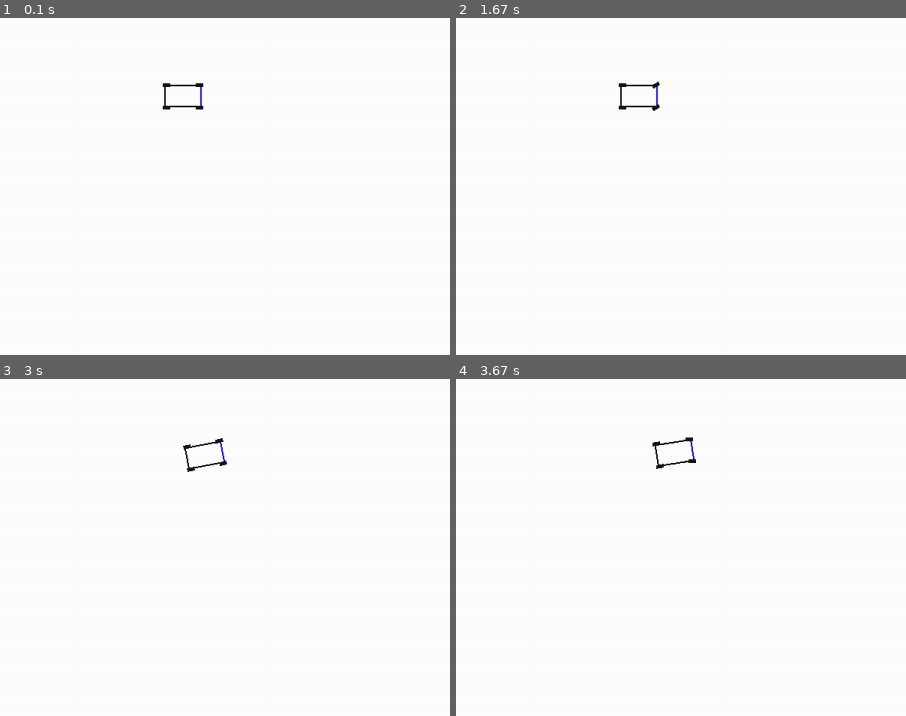
Above: before the commit, frames 1-4 (two rows, left to right).
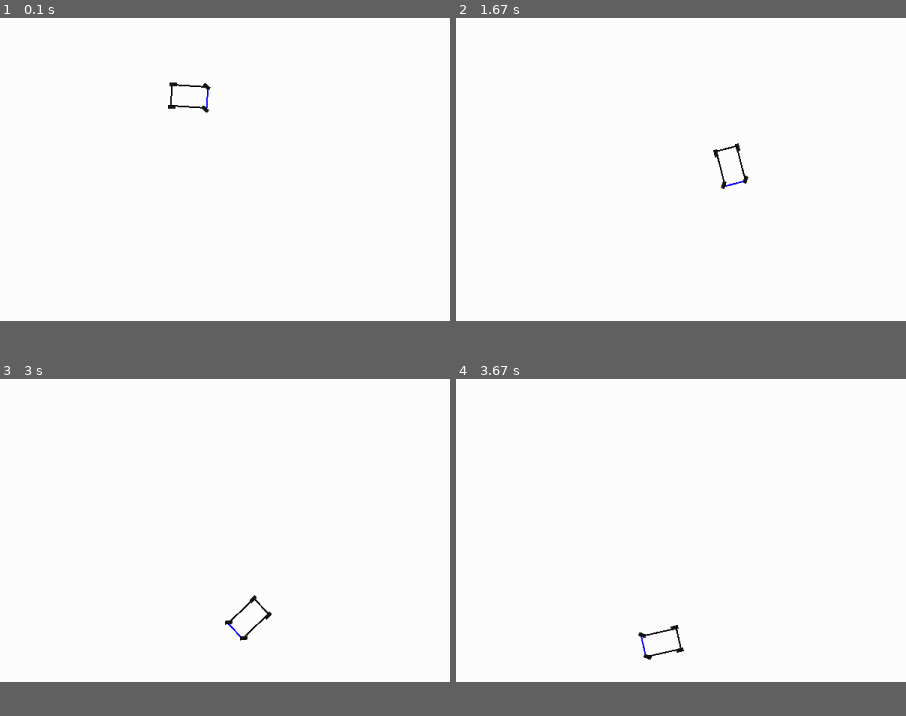
Above: after the commit, the same moments.

Repository: Mateo755/MPPI_Motion_Controller
Game: pygame game, started from main.py
Same seed, same stepped clock (60 frames per second), same inputs: the game is played once before the commit and once after it.
Inputs:
- Up to frame 1 (0.1 s): no input
- Up to frame 2 (1.67 s): hold Space 0.33-0.8 s; hold D 0.33-0.8 s; hold R 0.83-1.3 s; hold D 0.83-1.3 s; hold D from 1.33 s (still down)
- Up to frame 3 (3 s): release D at 1.8 s; hold W 1.83-2.13 s; hold D 2.17-2.63 s; hold A from 2.67 s (still down)
- Up to frame 4 (3.67 s): release A at 3.2 s; hold S 3.23-3.53 s; tap Space at 3.57 s
The pictures show only the part of the screen within x 13-63%, y 22-72%; the shares and areas given below are measured in that part.
In our replay, the window is 900x675 before the commit and 600x450 after it. These sizes can differ from the game's own. Grey fills any space a smaller window leaves; there, only what the larger window draws over its background counts as a difference.

The runs differ from the first frame. In frame 1, 0.3% of the frame differs, in the area x 36-47%, y 18-29%; in frame 2, 0.5%, in the area x 36-66%, y 18-51%; in frame 3, 0.5%; in frame 4, 0.5%.

Commit message:
Revert "Keyboard control commit to apply autonomous control"
This reverts commit 27b3d1b07fdfa3d10d99de497b927d675dc29973.

Diff:
--- a/main.py
+++ b/main.py
@@ -1,49 +1,38 @@
 import pygame
-import sys
+
+from vehicle_model import VehicleModelKinematic
 from vehicle_sprite import VehicleSprite
-from vehicle_model import VehicleModelKinematic  # <- Twój model dynamiki pojazdu
+
 
 # --- MAIN ---
 def main():
     pygame.init()
-    screen = pygame.display.set_mode((1200, 900))
-    pygame.display.set_caption("Symulacja - WASD")
+    screen = pygame.display.set_mode((800, 600))
     clock = pygame.time.Clock()
 
-    # Model i sprite pojazdu
     model = VehicleModelKinematic()
     car = VehicleSprite(model, start_pos=(400, 300))
 
     running = True
     while running:
-        dt = clock.tick(60) / 1000.0  # dt w sekundach
+        dt = clock.tick(60) / 1000.0  # w sekundach
 
         for event in pygame.event.get():
             if event.type == pygame.QUIT:
                 running = False
 
         keys = pygame.key.get_pressed()
-        throttle_input = 0.0
-        steering_input = 0.0
+        throttle = 0
+        steering = 0
 
-        if keys[pygame.K_w]: throttle_input = 1.0
-        if keys[pygame.K_s]: throttle_input = -1.0
-        if keys[pygame.K_a]: steering_input = 1.0
-        if keys[pygame.K_d]: steering_input = -1.0
-        if keys[pygame.K_SPACE]: car.stop()  # Zatrzymuje wszystko
-        if keys[pygame.K_r]: car.respawn() # Respawn na środku
-
-
-        car.apply_control_input(throttle_input, steering_input, dt)
+        #car.set_control(throttle, steering)
         car.update(dt)
 
-        # Rysowanie
         screen.fill((255, 255, 255))
         car.draw(screen)
         pygame.display.flip()
 
     pygame.quit()
-    sys.exit()
 
 
 if __name__ == "__main__":
--- a/vehicle_model.py
+++ b/vehicle_model.py
@@ -77,36 +77,18 @@
         u = [delta_dot, T_dot] (tu ignorowane)
         """
         s, n, mu, vx, vy, r, delta, T = x
-        delta_dot, T_dot = u
         L = self.lF + self.lR
 
-        # Parametry ograniczeń
-        max_delta = np.radians(35)      # maks. skręt w radianach
-        max_throttle = 1.0              # maks. napęd
-        min_throttle = -1.0
-
-        # Kinematyka
         ds = vx * np.cos(mu)
         dn = vx * np.sin(mu)
         dmu = vx / L * np.tan(delta)
 
-        # Prosty model napędu
-        acceleration = 5.0 * T
-        dvx = acceleration
-
+        # reszta ignorowana w kinematyce
+        dvx = 0.0
         dvy = 0.0
         dr = 0.0
+        ddelta = 0.0
+        dT = 0.0
 
-        # Integracja sterowań
-        new_delta = delta + delta_dot * 0.016  # zakładamy dt = 0.016 (60 FPS)
-        new_T = T + T_dot * 0.016
 
-        # OGRANICZENIA
-        new_delta = np.clip(new_delta, -max_delta, max_delta)
-        new_T = np.clip(new_T, min_throttle, max_throttle)
-
-        # Zwracamy różnicę (zmianę)
-        ddelta = new_delta - delta
-        dT = new_T - T
-
-        return np.array([ds, dn, dmu, dvx, dvy, dr, ddelta / 0.016, dT / 0.016])
+        return np.array([ds, dn, dmu, dvx, dvy, dr, ddelta, dT])
--- a/vehicle_sprite.py
+++ b/vehicle_sprite.py
@@ -16,8 +16,7 @@
         L = 0.9 + 0.9
         R = 2.5
         delta = np.arctan(L / R)
-        #self.state = np.array([0.0, 0.0, 0.0, 2.0, 0.0, 0.0, delta, 0])
-        self.state = np.array([0.0, 0.0, 0.0, 0.0, 0.0, 0.0, 0.0, 0.0])
+        self.state = np.array([0.0, 0.0, 0.0, 2.0, 0.0, 0.0, delta, 0])
         self.control = np.array([0.0, 0.0])
 
         # Rozmiary pojazdu
@@ -99,54 +98,3 @@
 
     def set_control(self, throttle, steering):
         self.control = np.array([steering, throttle])
-
-    def apply_control_input(self, throttle_input, steering_input, dt):
-        # Przeliczenie sterowania WASD na prędkości zmian
-        # dT = 2.0 * throttle_input
-        # ddelta = 1.5 * steering_input
-
-        # # Aktualizuj sterowanie w stanie pojazdu
-        # self.state[6] += ddelta * dt  # delta (skręt)
-        # self.state[7] += dT * dt      # T (napęd)
-
-        # # (opcjonalnie: ogranicz zakres delta i T)
-        # self.state[6] = max(-0.6, min(0.6, self.state[6]))  # max skręt ± rad
-        # self.state[7] = max(-1.0, min(1.0, self.state[7]))  # max napęd
-
-        max_delta_rate = np.radians(90)
-        max_throttle_rate = 1.5  # szybciej narasta
-
-        delta_dot = max_delta_rate * steering_input
-
-        # TYLKO jeśli trzymamy W (czyli throttle_input > 0) → naliczamy gaz
-        if throttle_input > 0:
-            T_dot = max_throttle_rate
-        elif throttle_input < 0:
-            T_dot = -max_throttle_rate
-        else:
-            if self.state[7] > 0:
-                T_dot = -max_throttle_rate
-            elif self.state[7] < 0:
-                T_dot = max_throttle_rate
-            else:
-                T_dot = 0.0
-
-        self.control = np.array([delta_dot, T_dot])
-
-    def stop(self):
-        self.state[3] = 0.0  # vx – prędkość wzdłużna
-        self.state[4] = 0.0  # vy – prędkość poprzeczna (jeśli używasz)
-        self.state[5] = 0.0  # r  – prędkość obrotowa
-        self.state[7] = 0.0  # T  – napęd
-
-    def respawn(self, pos=None):
-        # Jeśli nie podano pozycji, respawn na środku domyślnym
-        if pos is None:
-            pos = (self.origin_x, self.origin_y)
-
-        # Reset stanu: s, n, mu, vx, vy, r, delta, T
-        self.state = np.array([0.0, 0.0, 0.0, 0.0, 0.0, 0.0, 0.0, 0.0])
-        self.control = np.array([0.0, 0.0])
-
-        # Pozycja sprite'a
-        self.body_rect.center = pos
